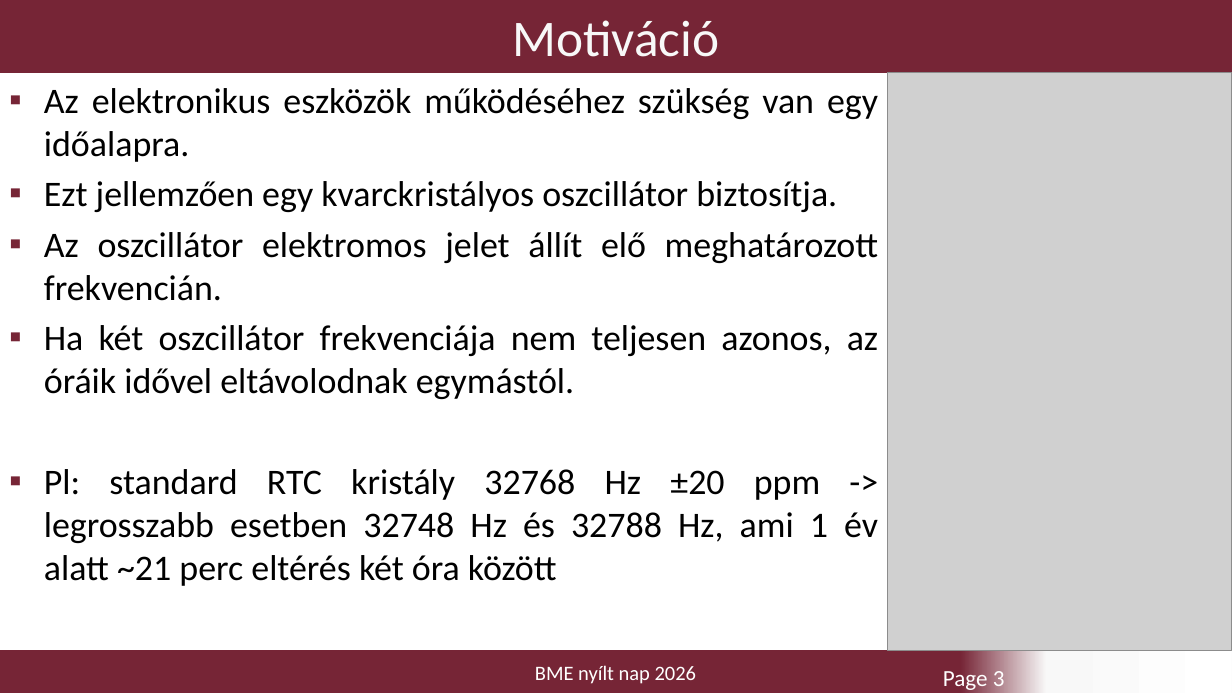
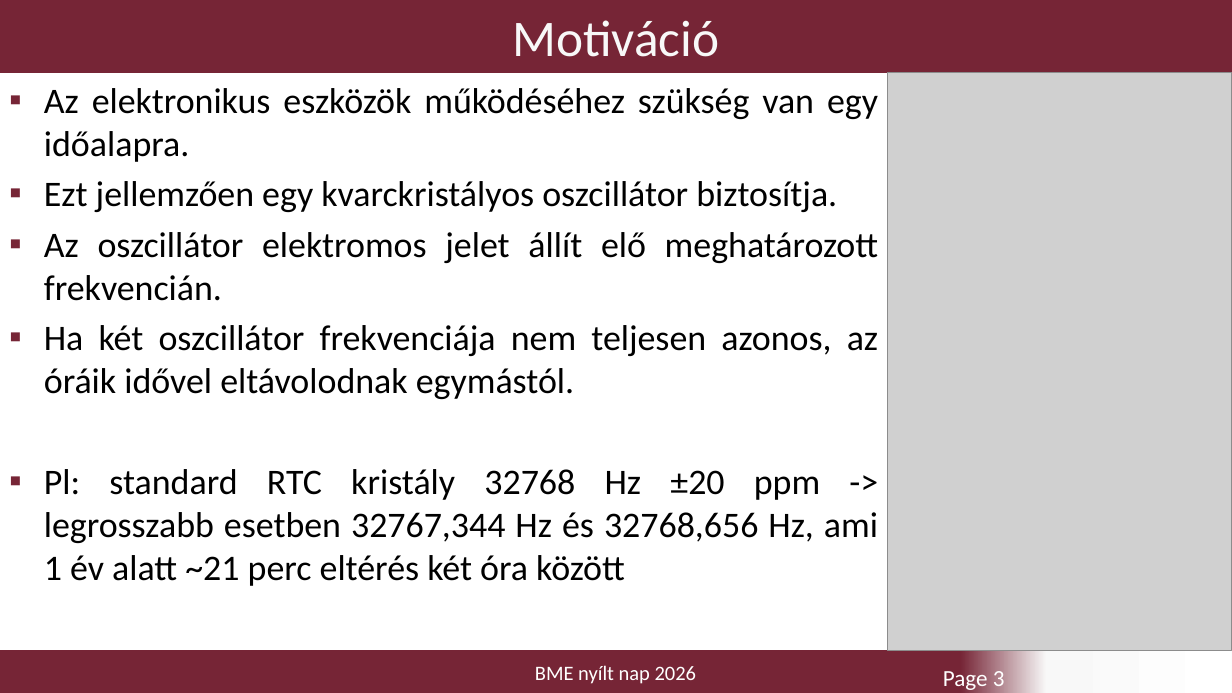
Before and after one commit to mineroni/FTMQuartzDriftDemonstrator, a slide deck: slide 3 of FTM_nyilt_nap.pptx. Drawn at 1232x693 pixels with LibreOffice and Linux fonts; fonts in the diff are those of the drawing; grey boxes stand for pictures; background and template pictures are left out. Boxes give left, top, right and bottom in pixels: in the first picture for what was removed or moved away, otherwise in the second. Text is boxed around its words. In the diff, an @@ line names an element or a change of style, - is before the commit and + after.

```diff
--- a/FTM_nyilt_nap.pptx
+++ b/FTM_nyilt_nap.pptx
@@ text at (44,469,878,586): text changed @@
-▪ Pl: standard RTC kristály 32768 Hz ±20 ppm -> legrosszabb esetben 32748 Hz és 32788 Hz, ami 1 év alatt ~21 perc eltérés két óra között
+▪ Pl: standard RTC kristály 32768 Hz ±20 ppm -> legrosszabb esetben 32767,344 Hz és 32768,656 Hz, ami 1 év alatt ~21 perc eltérés két óra között
```
Also in this commit, not shown: 5 other slides changed, 2 slides removed.
